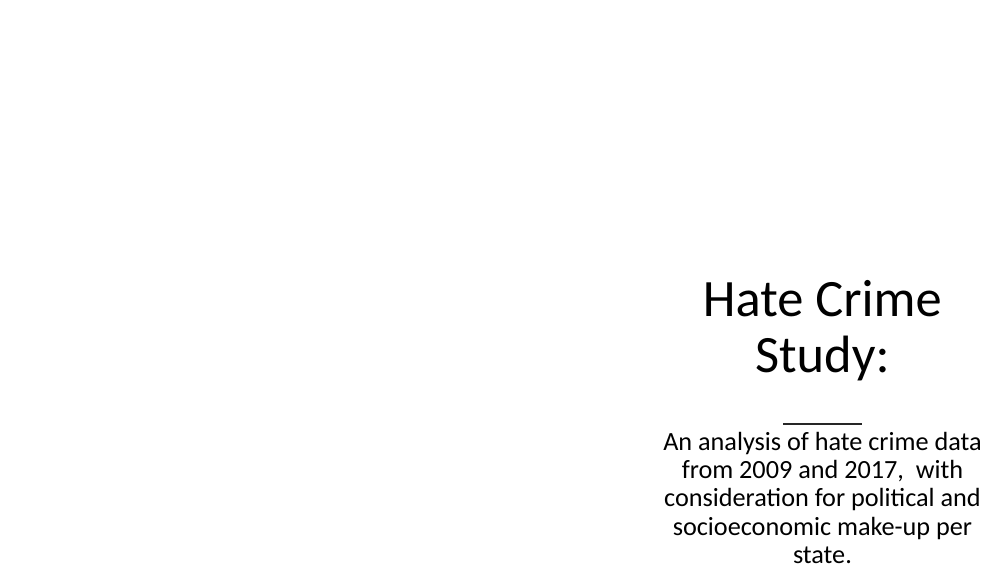
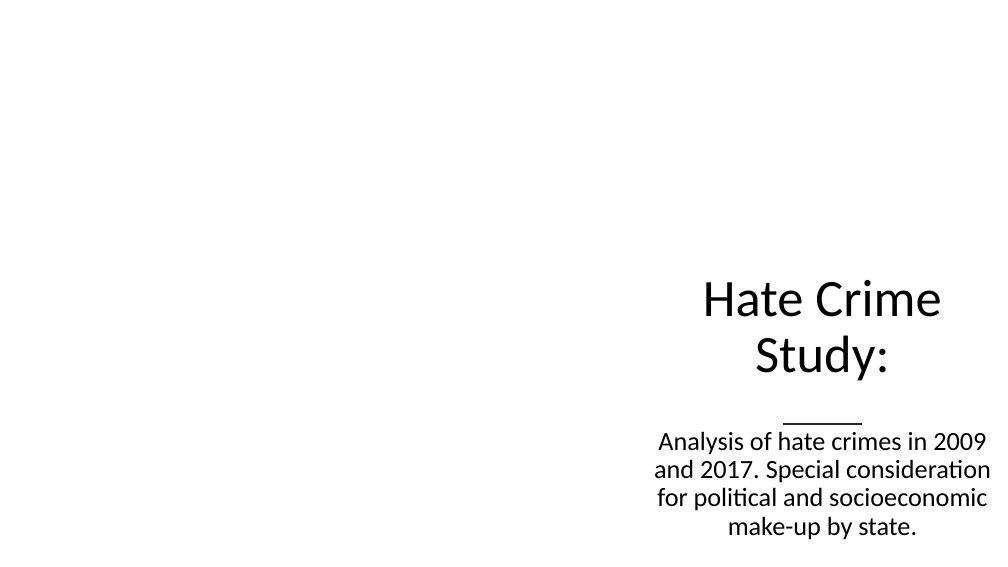
Before and after one commit to ZGrinacoff/Eight-Years-Later, a slide deck: slide 1 of Hate_Crime_Study.pptx. Drawn at 1008x567 pixels with LibreOffice and Linux fonts; fonts in the diff are those of the drawing; background and template pictures are left out. Boxes give left, top, right and bottom in pixels: in the first picture for what was removed or moved away, otherwise in the second. Text is boxed around its words. In the diff, an @@ line names an element or a change of style, - is before the commit and + after.

```diff
--- a/Hate_Crime_Study.pptx
+++ b/Hate_Crime_Study.pptx
@@ subtitle at [654,431,991,540]: text changed @@
-An analysis of hate crime data from 2009 and 2017, with consideration for political and socioeconomic make-up per state.
+Analysis of hate crimes in 2009 and 2017. Special consideration for political and socioeconomic make-up by state.
```
Also in this commit, not shown: 3 other slides changed, 24 slides added, 1 slide removed.
